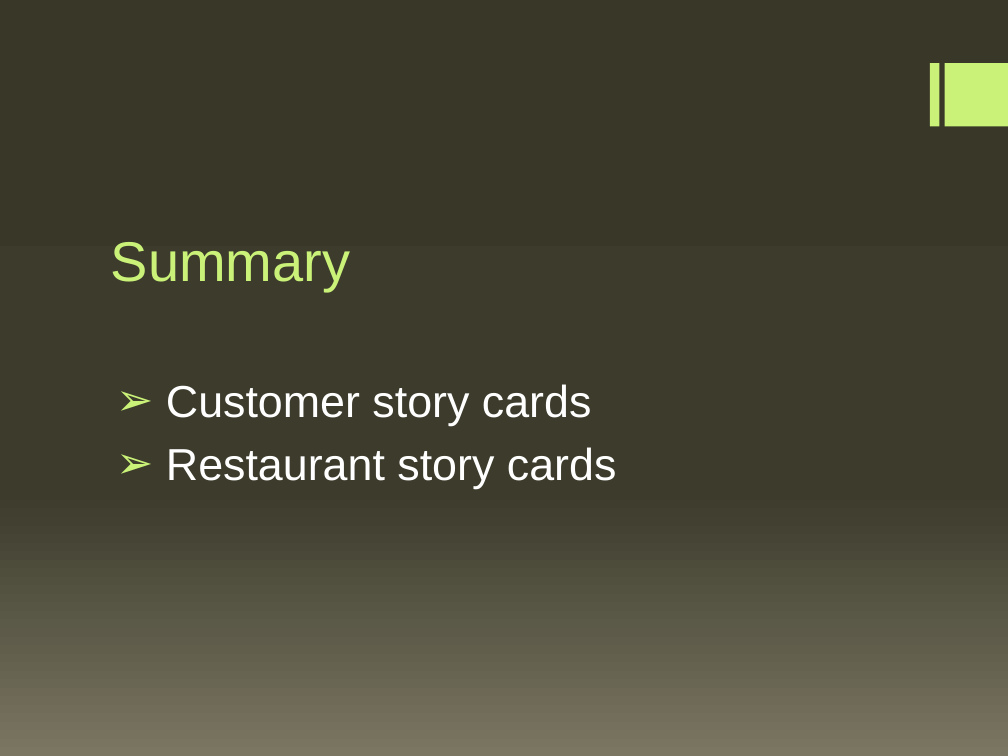
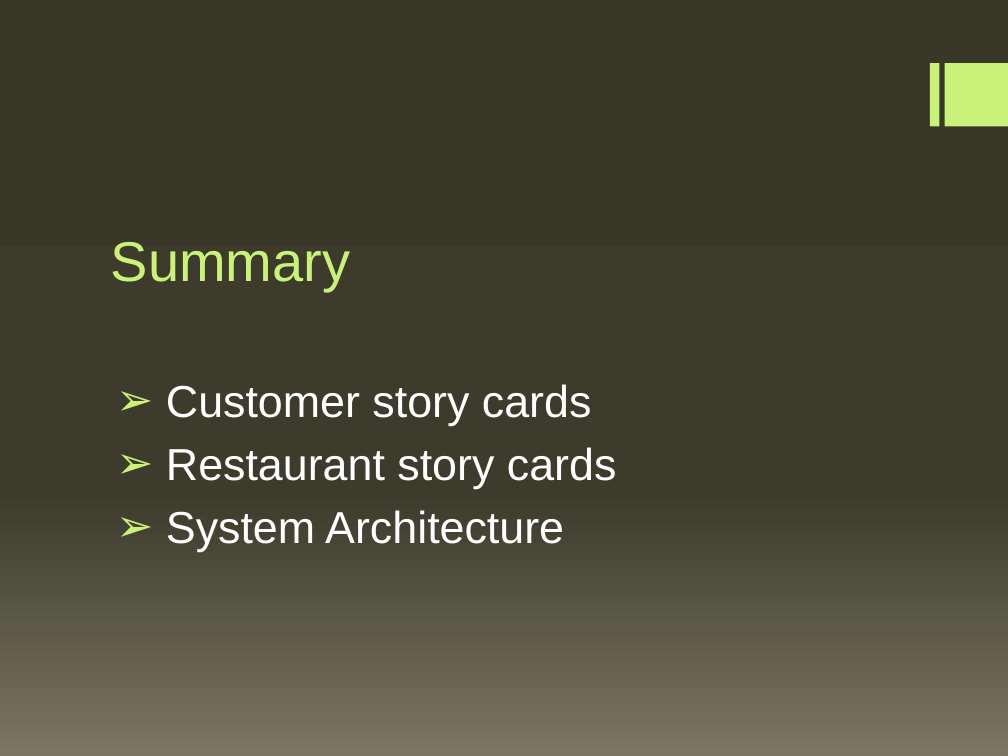
Before and after one commit to vayan/11Meal, a slide deck: slide 2 of User Story2.pptx. Drawn at 1008x756 pixels with LibreOffice and Linux fonts; fonts in the diff are those of the drawing. Boxes give left, top, right and bottom in pixels: in the first picture for what was removed or moved away, otherwise in the second. Text is boxed around its words. In the diff, an @@ line names an element or a change of style, - is before the commit and + after.

```diff
--- a/User Story2.pptx
+++ b/User Story2.pptx
@@ text at (166,510,564,552): paragraph added @@
+➢ System Architecture
```
Also in this commit, not shown: 3 other slides changed, 1 slide added, 1 other file.
